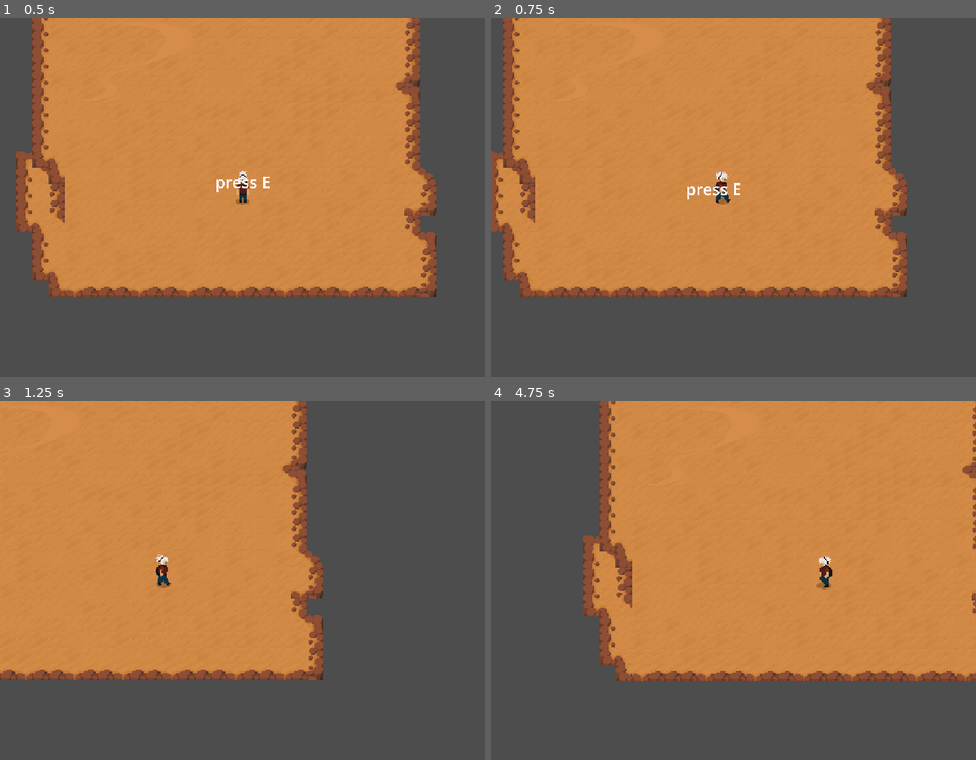
Above: before the commit, frames 1-4 (two rows, left to right).
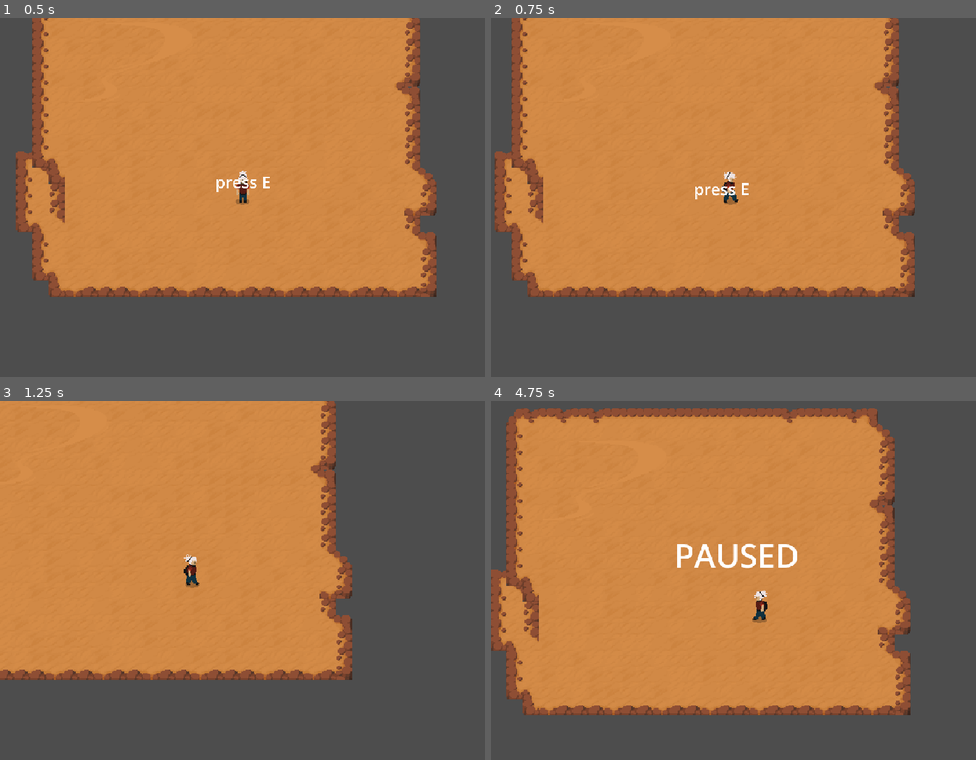
Above: after the commit, the same moments.

Repository: jeelowo/game-jam
Game: Godot game, scene res://Scenes/game.tscn
Same seed, same stepped clock (60 frames per second), same inputs: the game is played once before the commit and once after it.
Inputs:
- Up to frame 1 (0.5 s): no input
- Up to frame 2 (0.75 s): tap E at 0.5 s; hold D (move_right) from 0.53 s (still down); tap Space (continue) at 0.6 s
- Up to frame 3 (1.25 s): keep holding D (move_right)
- Up to frame 4 (4.75 s): release D (move_right) at 1.28 s; hold S (move_down) 1.28-2.03 s; tap F (flashlight) at 1.35, 2.85, 4.35 s; hold D (move_right) 2.03-2.78 s; tap Space (continue) at 2.1, 3.6 s; hold W (move_up) 2.78-3.53 s; hold A (move_left) from 3.53 s (still down); tap Escape (pause) at 4.15 s

Frame 1 is identical in both runs. In frame 2, 7.3% of the frame differs, in the area x 0-88%, y 0-78%; in frame 3, 7.7%; in frame 4, 44%, in the area x 0-100%, y 0-88%.

Commit message:
feat: added pause while in-game

Diff:
--- a/Scenes/game.tscn
+++ b/Scenes/game.tscn
@@ -4,6 +4,7 @@
 [ext_resource type="PackedScene" uid="uid://samomqwvsrtp" path="res://Scenes/placeholer_map.tscn" id="2_qxrlw"]
 [ext_resource type="PackedScene" uid="uid://wlpakgqngkkp" path="res://Scenes/dialogue_system.tscn" id="3_wrm1d"]
 [ext_resource type="PackedScene" uid="uid://ccpcmu7vngwhg" path="res://Scenes/detection_area.tscn" id="4_3dryh"]
+[ext_resource type="Script" uid="uid://di1tt4nn4xsaq" path="res://Scripts/game_manager.gd" id="5_wowpa"]
 
 [node name="Game" type="Node2D" unique_id=464600818]
 
@@ -12,10 +13,23 @@
 [node name="Player" parent="." unique_id=1857629509 instance=ExtResource("1_ebmjs")]
 
 [node name="CanvasLayer" type="CanvasLayer" parent="." unique_id=1698057082]
-visible = false
 
 [node name="Dialogue System" parent="CanvasLayer" unique_id=441250200 instance=ExtResource("3_wrm1d")]
+visible = false
 position = Vector2(177, 540)
 scale = Vector2(2, 2)
 
+[node name="Label" type="Label" parent="CanvasLayer" unique_id=1374810301]
+visible = false
+offset_left = 363.0
+offset_top = 261.0
+offset_right = 610.0
+offset_bottom = 349.0
+theme_override_font_sizes/font_size = 64
+text = "PAUSED"
+
 [node name="Area2D" parent="." unique_id=55378902 instance=ExtResource("4_3dryh")]
+
+[node name="Game Manager" type="Node2D" parent="." unique_id=72941995]
+process_mode = 3
+script = ExtResource("5_wowpa")
--- /dev/null
+++ b/Scripts/game_manager.gd
@@ -0,0 +1,10 @@
+extends Node2D
+@onready var label: Label = $"../CanvasLayer/Label"
+
+func _process(delta: float) -> void:
+	if Input.is_action_just_pressed("pause"):
+		toggle_pause()
+
+func toggle_pause():
+	get_tree().paused = !get_tree().paused
+	label.visible = !label.visible
--- a/Scripts/player_manager.gd
+++ b/Scripts/player_manager.gd
@@ -30,7 +30,7 @@
 func look_ahead(direction):
 	var camera_pos = player.global_position + (direction * max_camera_distance)
 	var camera_direction = camera_2d.global_position.direction_to(camera_pos).normalized()
-	camera_2d.global_position += camera_direction * float(sqrt(abs(camera_2d.global_position.distance_to(camera_pos)))/2)
+	camera_2d.global_position += camera_direction * float(sqrt(abs(camera_2d.global_position.distance_to(camera_pos)))/4)
 
 func look_up_or_down():
 	if Input.is_action_just_pressed("move_up"):
Not shown, added: Scripts/game_manager.gd.uid
